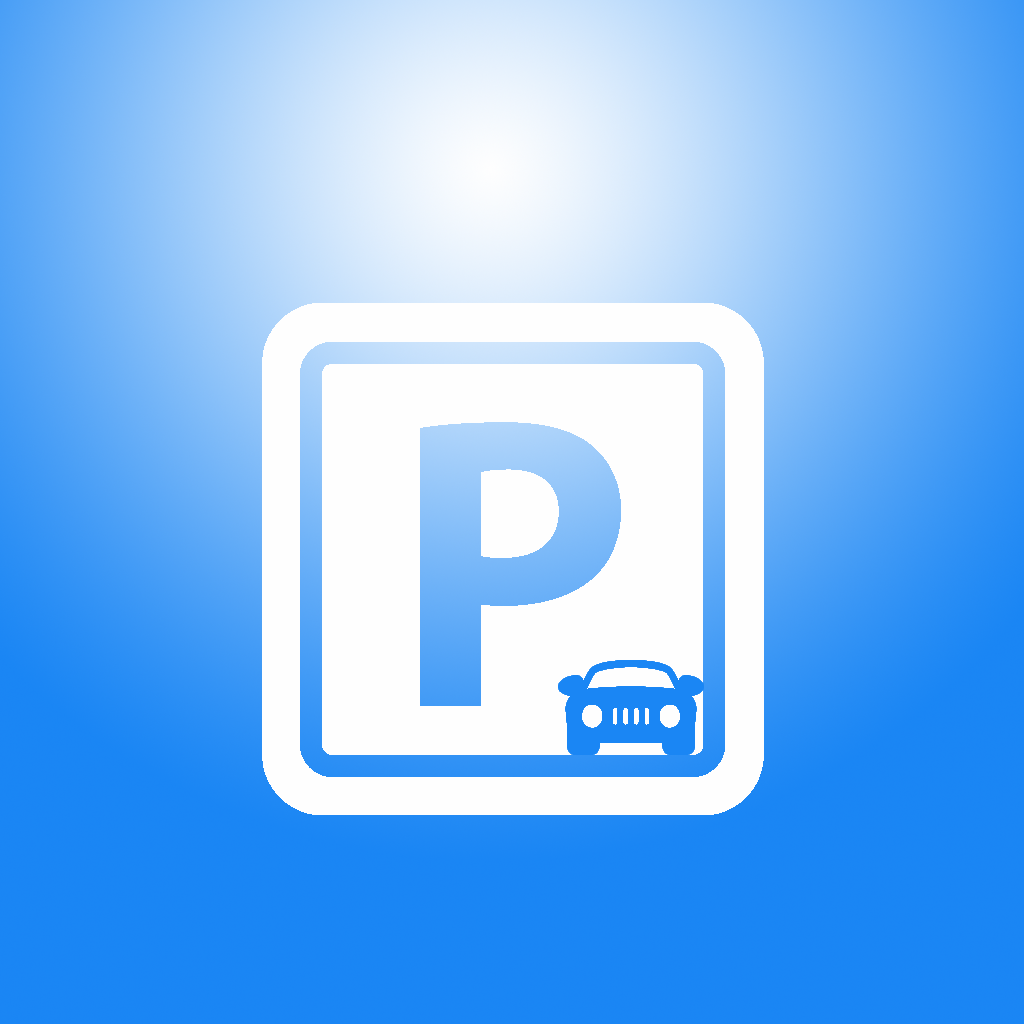
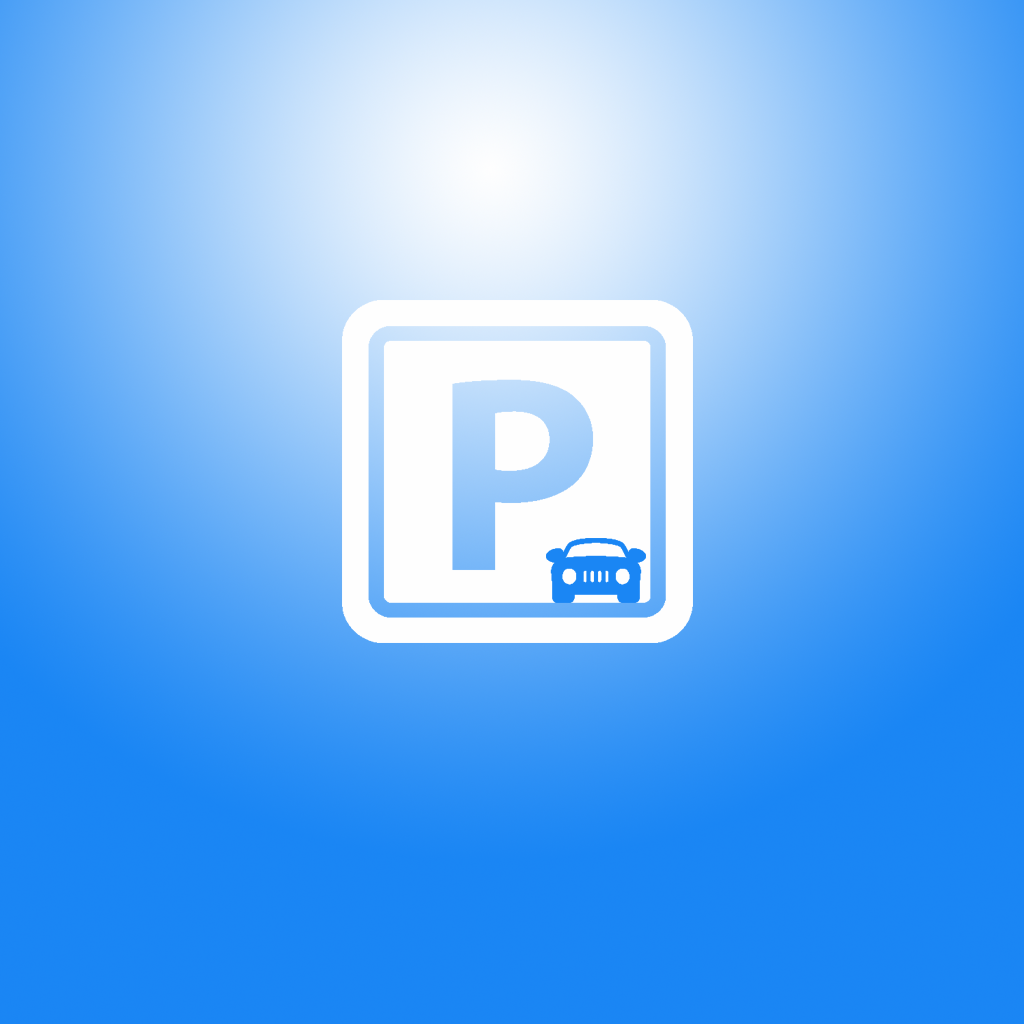
Comparing the layer stacks of the two 1024 × 1024 images. Changes:
painted on "Capa 5" over bbox(546, 538, 704, 755)
painted on "Capa 4" over bbox(262, 300, 764, 815)
